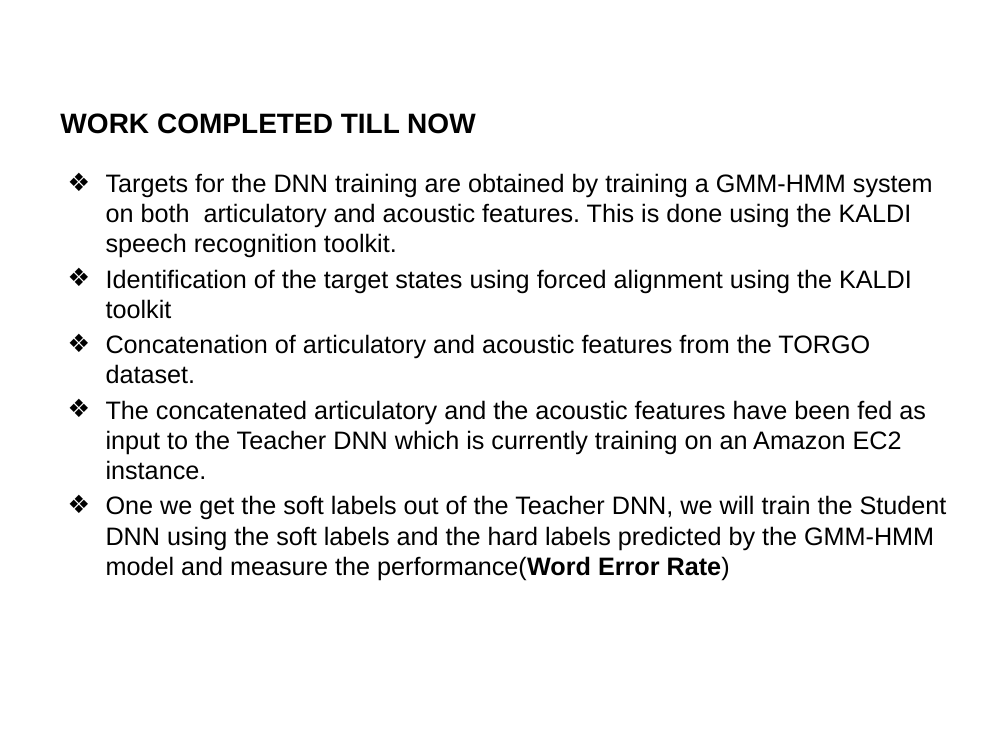
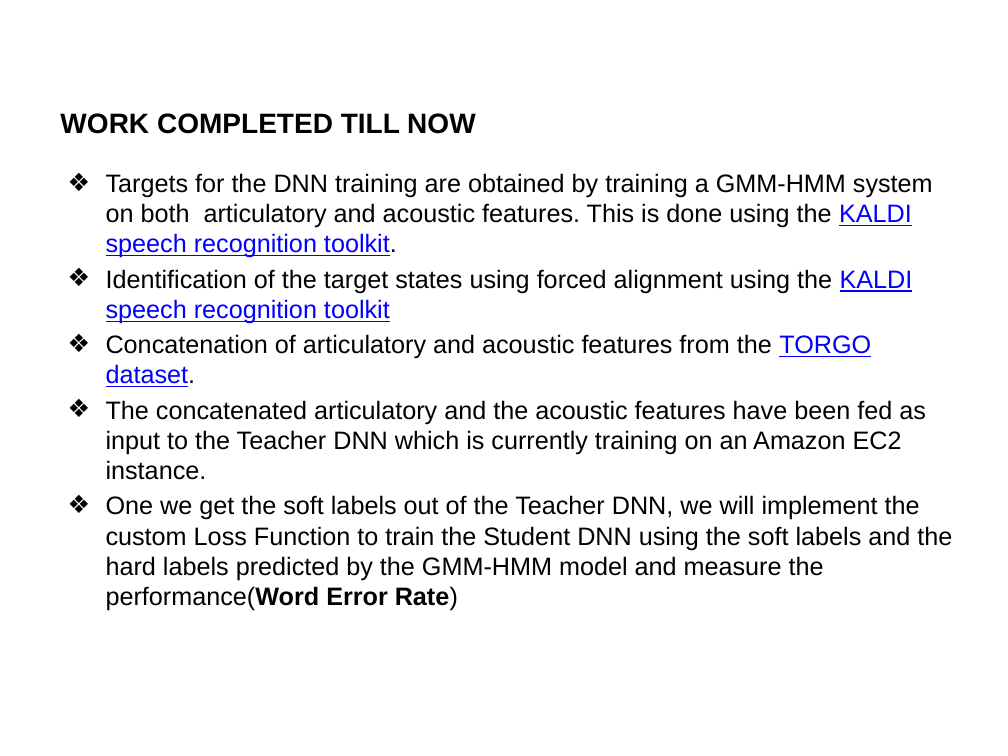
Before and after one commit to Shreyanand/neural_project, a slide deck: slide 6 of NEURAL NETWORKS FINAL PROJECT PRESENTATION.pptx. Drawn at 1008x756 pixels with LibreOffice and Linux fonts; fonts in the diff are those of the drawing; background and template pictures are left out. Boxes give left, top, right and bottom in pixels: in the first picture for what was removed or moved away, otherwise in the second. Text is boxed around its words. In the diff, an @@ line names an element or a change of style, - is before the commit and + after.

Commit message:
final_draft

```diff
--- a/NEURAL NETWORKS FINAL PROJECT PRESENTATION.pptx
+++ b/NEURAL NETWORKS FINAL PROJECT PRESENTATION.pptx
@@ text at [106,173,933,387]: text colour #000000 to #0000FF, underline on in "KALDI speech recognition toolkit.", "TORGO dataset." @@
@@ text at [106,269,913,324]: text changed @@
-❖ Identification of the target states using forced alignment using the KALDI toolkit
+❖ Identification of the target states using forced alignment using the KALDI speech recognition toolkit
@@ text at [106,495,952,611]: text changed @@
-❖ One we get the soft labels out of the Teacher DNN, we will train the Student DNN using the soft labels and the hard labels predicted by the GMM-HMM model and measure the performance(Word Error Rate)
+❖ One we get the soft labels out of the Teacher DNN, we will implement the custom Loss Function to train the Student DNN using the soft labels and the hard labels predicted by the GMM-HMM model and measure the performance(Word Error Rate)
```
Also in this commit, not shown: 3 other slides changed.
